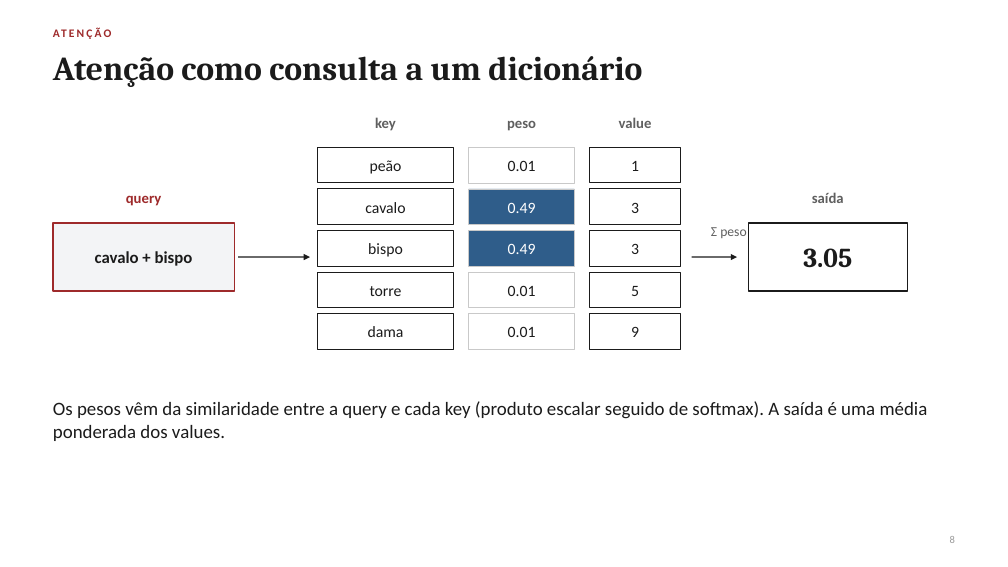
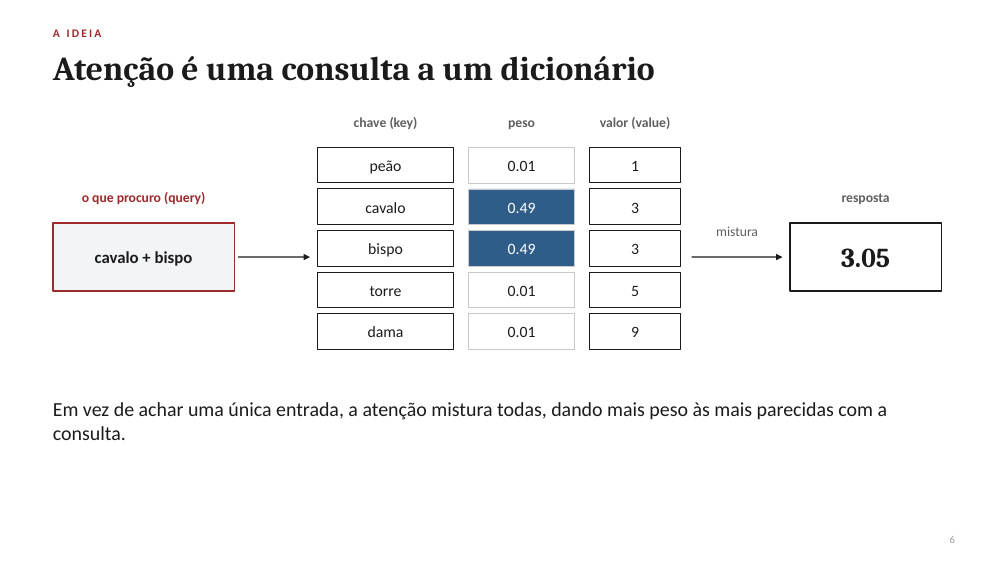
Before and after one commit to giovannibragasv/transformer-do-zero, a slide deck: slide 6 of slides/attention_workshop.pptx (slide 8 before the commit). Drawn at 1008x567 pixels with LibreOffice and Linux fonts; fonts in the diff are those of the drawing. Boxes give left, top, right and bottom in pixels: in the first picture for what was removed or moved away, otherwise in the second. Text is boxed around its words. In the diff, an @@ line names an element or a change of style, - is before the commit and + after.

Commit message:
Versão simplificada do workshop
Notebook com três exercícios (atenção, máscara causal e conexões residuais) e
textos mais curtos, sem a parte de matemática. Apresentação reduzida de 30
para 16 slides, só intuição, com uma única fórmula e o Transformer em um
diagrama.

```diff
--- a/slides/attention_workshop.pptx
+++ b/slides/attention_workshop.pptx
@@ text at (53,29,102,37): text changed @@
-ATENÇÃO
+A IDEIA
@@ text at (53,56,655,87): text changed @@
-Atenção como consulta a um dicionário
+Atenção é uma consulta a um dicionário
@@ text at (354,117,418,129): text changed; size 14 to 13 pt @@
-key
+chave (key)
@@ text "peso" at (508,120,535,129): size 14 to 13 pt @@
@@ text at (600,117,670,129): text changed; size 14 to 13 pt @@
-value
+valor (value)
@@ text at (82,192,205,204): text changed; size 14 to 13 pt @@
-query
+o que procuro (query)
@@ text at (842,193,890,204): text changed; size 14 to 13 pt @@
-saída
+resposta
@@ text at (716,226,758,236): text changed @@
-Σ peso · value
+mistura
@@ text "3.05": place and size @@
-text "3.05" at (803,248,852,268)
+text "3.05" at (841,248,890,268)
@@ rectangle: place and size @@
-rectangle at (749,223,907,291)
+rectangle at (790,223,941,291)
@@ arrow moved from (692, 257) - (737, 257) to (692, 257) - (783, 257) @@
@@ text at (53,402,888,440): text changed; size 18 to 19 pt @@
-Os pesos vêm da similaridade entre a query e cada key (produto escalar seguido de softmax). A saída é uma média ponderada dos values.
+Em vez de achar uma única entrada, a atenção mistura todas, dando mais peso às mais parecidas com a consulta.
```
Also in this commit, not shown: 10 other slides changed, 5 slides added, 19 slides removed, 20 other files.
